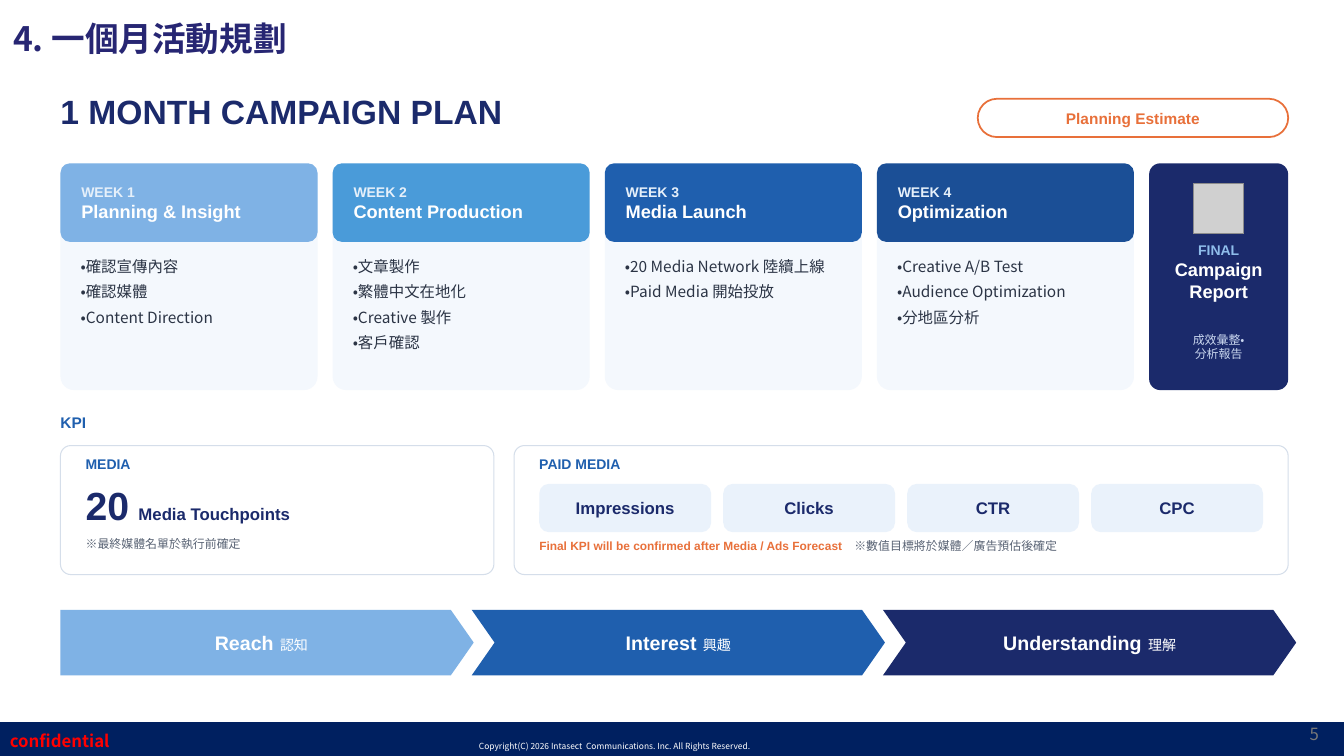
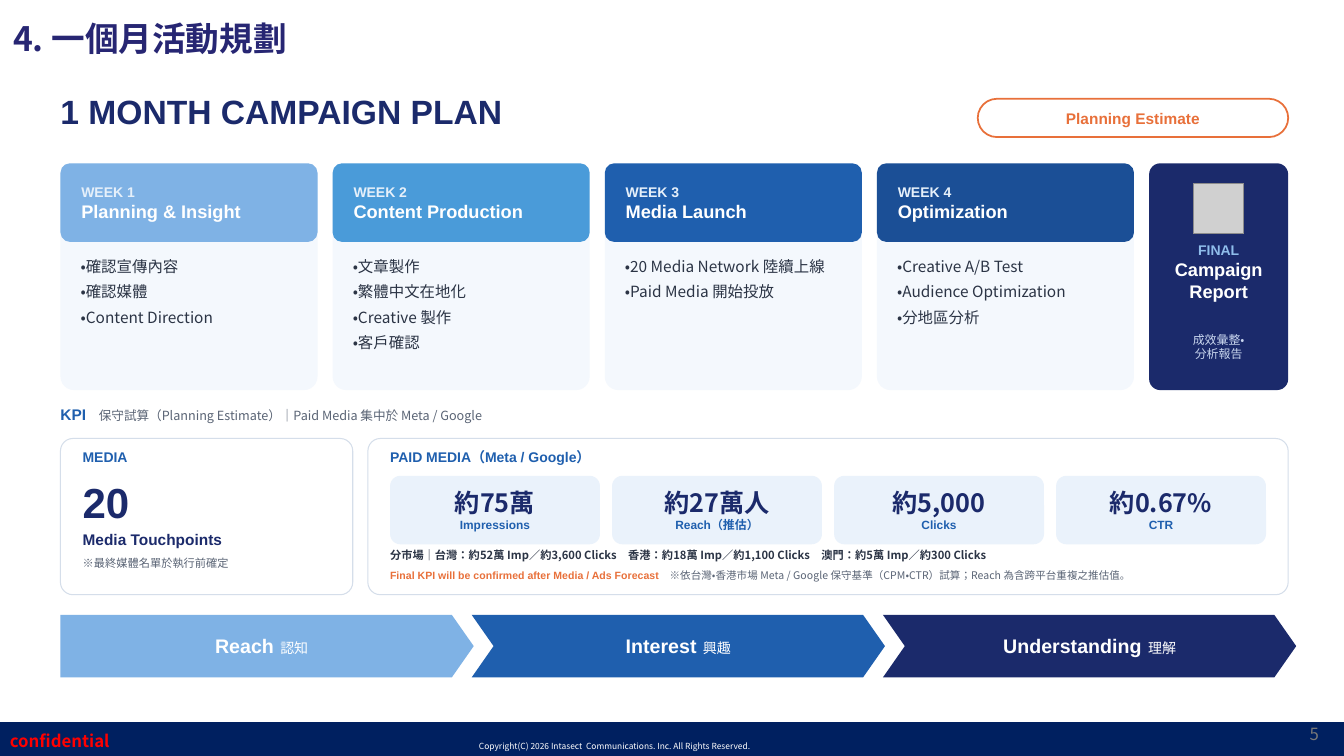
Before and after one commit to shelleychenyi/proposal, a slide deck: slide 5 of 神奈川縣/【Intasect】神奈川縣_台港澳2027年新年觀光禮儀宣導推廣企劃_202609_繁中版.pptx. Drawn at 1344x756 pixels with LibreOffice and Linux fonts; fonts in the diff are those of the drawing; grey boxes stand for pictures; background and template pictures are left out. Boxes give left, top, right and bottom in pixels: in the first picture for what was removed or moved away, otherwise in the second. Text is boxed around its words. In the diff, an @@ line names an element or a change of style, - is before the commit and + after.

```diff
--- a/神奈川縣/【Intasect】神奈川縣_台港澳2027年新年觀光禮儀宣導推廣企劃_202609_繁中版.pptx
+++ b/神奈川縣/【Intasect】神奈川縣_台港澳2027年新年觀光禮儀宣導推廣企劃_202609_繁中版.pptx
@@ text at [60, 409, 482, 423]: text changed; size 11 to 9 pt; font Arial to Noto Sans CJK TC; text colour #1F5FAE to #5A6475; bold off @@
-KPI
+KPI 保守試算（Planning Estimate）｜Paid Media 集中於 Meta / Google
@@ rounded rectangle: place and size @@
-rounded rectangle at [60, 446, 494, 575]
+rounded rectangle at [60, 439, 353, 595]
@@ text "MEDIA": place and size @@
-text "MEDIA" at [86, 459, 131, 469]
+text "MEDIA" at [83, 452, 128, 462]
@@ rounded rectangle: place and size @@
-rounded rectangle at [514, 446, 1289, 575]
+rounded rectangle at [368, 439, 1289, 595]
@@ text at [390, 451, 590, 465]: text changed @@
-PAID MEDIA
+PAID MEDIA（Meta / Google）
@@ rounded rectangle "約75萬": place and size @@
-rounded rectangle "約75萬" at [539, 484, 711, 532]
+rounded rectangle "約75萬" at [390, 476, 600, 544]
@@ rounded rectangle "約75萬" at [390, 476, 600, 544]: proportions changed @@
@@ rounded rectangle added at [612, 476, 822, 544], fill #EAF2FB, 8.5 pt, text #1F5FAE, bold @@
+約27萬人
+Reach（推估）
@@ rounded rectangle "約5,000" at [835, 476, 1045, 544]: proportions changed @@
@@ rounded rectangle "約5,000": place and size @@
-rounded rectangle "約5,000" at [723, 484, 894, 532]
+rounded rectangle "約5,000" at [835, 476, 1045, 544]
@@ rounded rectangle added at [1057, 476, 1266, 544], fill #EAF2FB, 18 pt, text #1B2A6B, bold @@
+約0.67%
+CTR
@@ text at [83, 488, 130, 519]: text changed; size 12 to 30 pt @@
-20 Media Touchpoints
+20
@@ text in rounded rectangle at [455, 490, 535, 515]: paragraph added @@
+約75萬
@@ text in rounded rectangle at [893, 490, 986, 517]: paragraph added @@
+約5,000
@@ rounded rectangle removed at [907, 484, 1079, 532] @@
-CTR
@@ rounded rectangle removed at [1091, 484, 1262, 532] @@
-CPC
@@ text added at [83, 534, 222, 549], 11 pt, text #1B2A6B, bold @@
+Media Touchpoints
@@ text in rounded rectangle at [460, 520, 530, 532]: size 12 to 8.5 pt, text colour #1B2A6B to #1F5FAE in "Impressions" @@
@@ text in rounded rectangle at [921, 520, 956, 529]: size 12 to 8.5 pt, text colour #1B2A6B to #1F5FAE in "Clicks" @@
@@ text "※最終媒體名單於執行前確定": place and size @@
-text "※最終媒體名單於執行前確定" at [86, 538, 241, 549]
+text "※最終媒體名單於執行前確定" at [83, 557, 229, 568]
@@ text "※最終媒體名單於執行前確定" at [83, 557, 229, 568]: size 8.5 to 8 pt @@
@@ text added at [390, 549, 987, 562], 8 pt, text #2B3445, bold @@
+分市場｜台灣：約52萬 Imp／約3,600 Clicks 香港：約18萬 Imp／約1,100 Clicks 澳門：約5萬 Imp／約300 Clicks
@@ text removed at [539, 540, 1057, 551] @@
-Final KPI will be confirmed after Media / Ads Forecast ※數值目標將於媒體／廣告預估後確定
@@ text added at [390, 570, 1131, 582], 7.5 pt, text #5A6475 @@
+Final KPI will be confirmed after Media / Ads Forecast ※依台灣・香港市場 Meta / Google 保守基準（CPM・CTR）試算；Reach 為含跨平台重複之推估值。
@@ 2 chevrons, 1 pentagon arrow: place and size @@
-2 chevrons, 1 pentagon arrow at [60, 610, 1297, 676]
+2 chevrons, 1 pentagon arrow at [60, 615, 1297, 678]
```
Also in this commit, not shown: 3 other slides changed, 1 other file.
